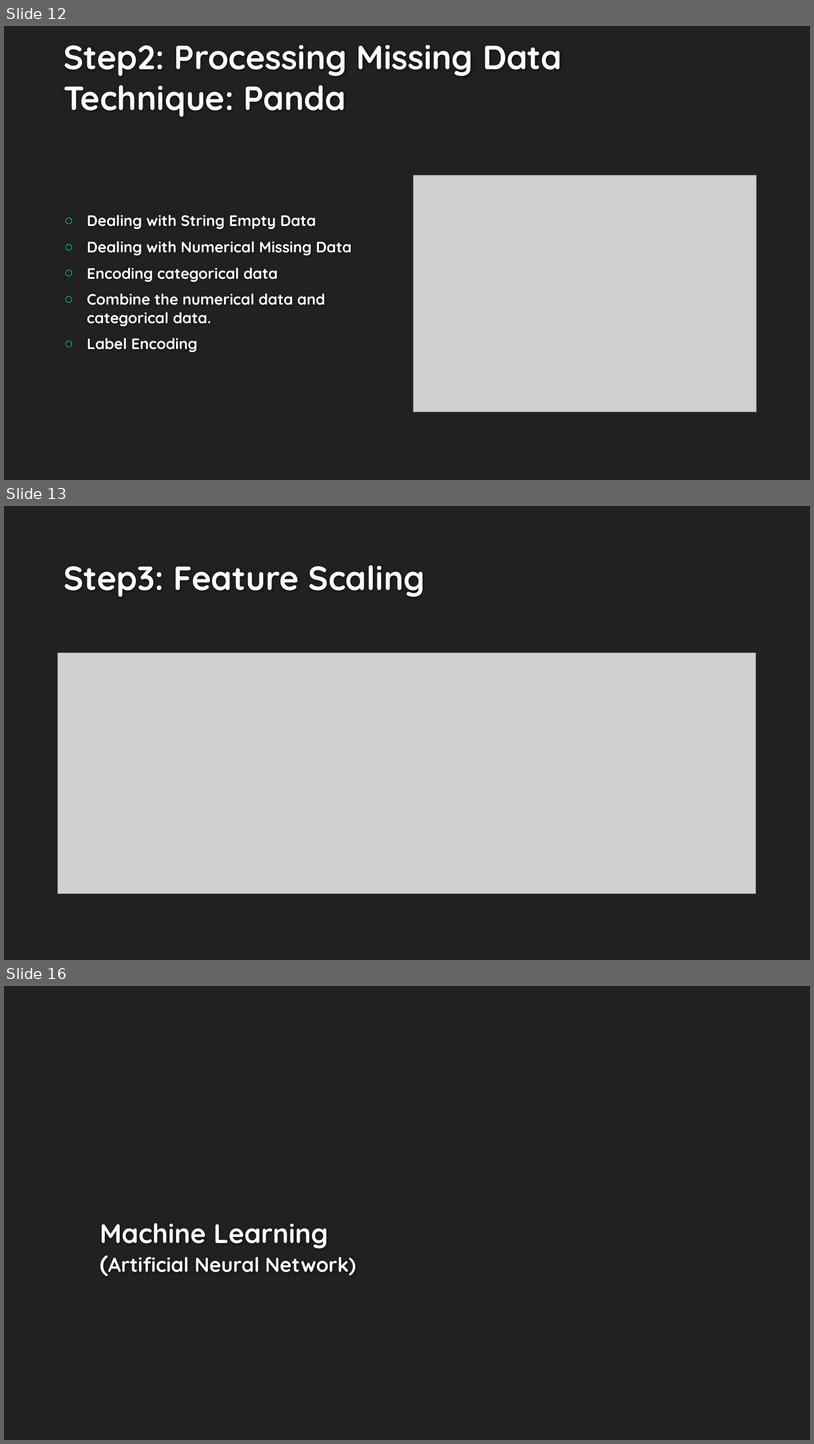
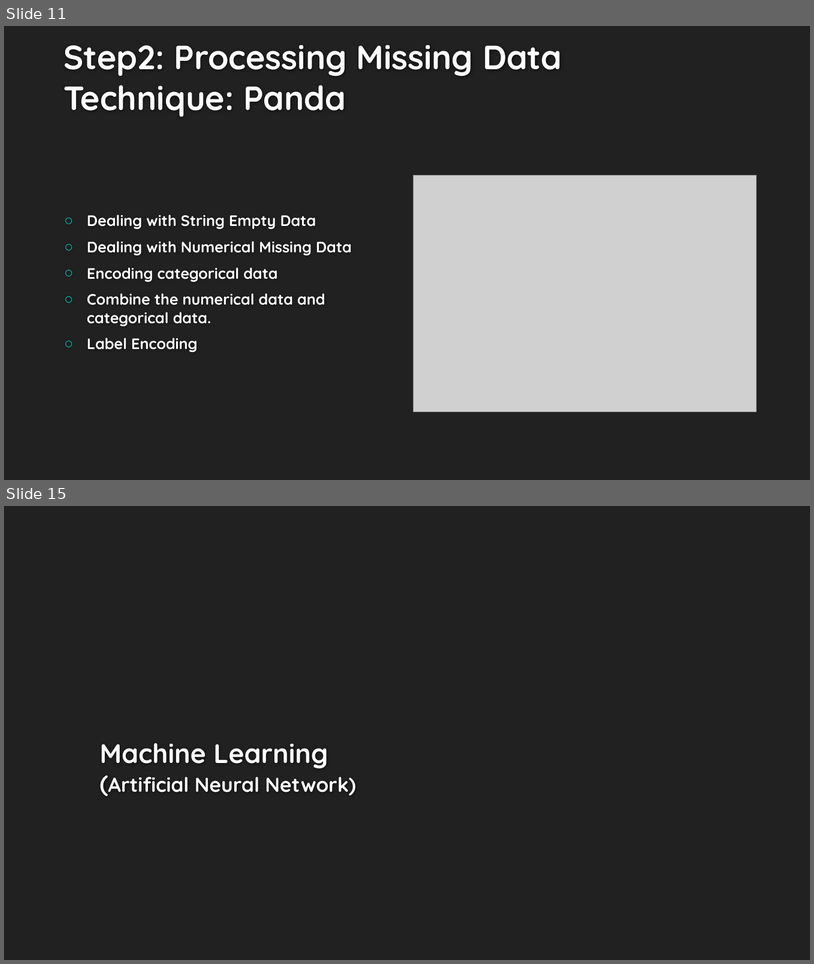
Before and after one commit to wadehuangwei/INFO7250-Final, a slide deck: 7250Final.pptx. Shown one above the other, each under a label of ours: slides 12, 13 and 16 before the commit, slides 11 and 15 after it; the slides between them are not shown. The pictures are 814x1444 and 814x964 pixels, drawn with LibreOffice and Linux fonts; fonts in the diff are those of the drawing; grey boxes stand for pictures; background and template pictures are left out. Boxes give left, top, right and bottom in pixels: in the first picture for what was removed or moved away, otherwise in the second. Text is boxed around its words. In the diff, an @@ line names an element or a change of style, - is before the commit and + after.

```diff
--- a/7250Final.pptx
+++ b/7250Final.pptx
@@ slide 13 removed at [4,506,810,960], background #212121 @@
@@ title removed at [63,565,425,597] @@
-Step3: Feature Scaling
@@ picture removed at [58,653,756,894] @@
@@ what was slide 12 is now slide 11 @@
@@ what was slide 16 is now slide 15 @@
```
Also in this commit, not shown: 3 slides changed, 1 slide added, 1 other slide removed.
